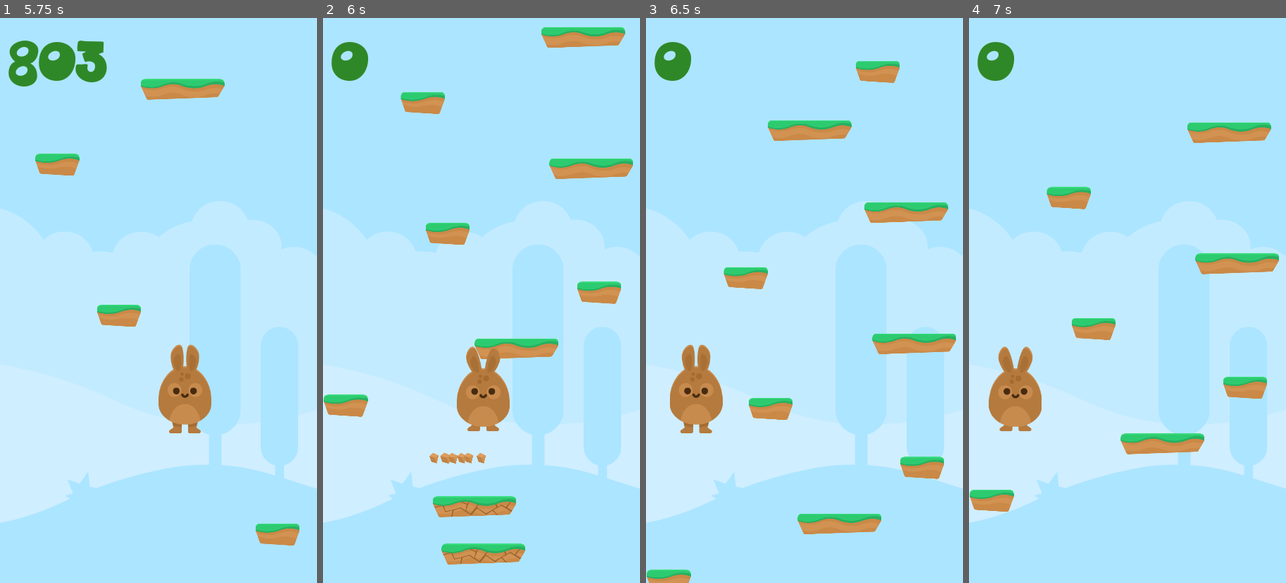
Above: before the commit, frames 1-4 (left to right).
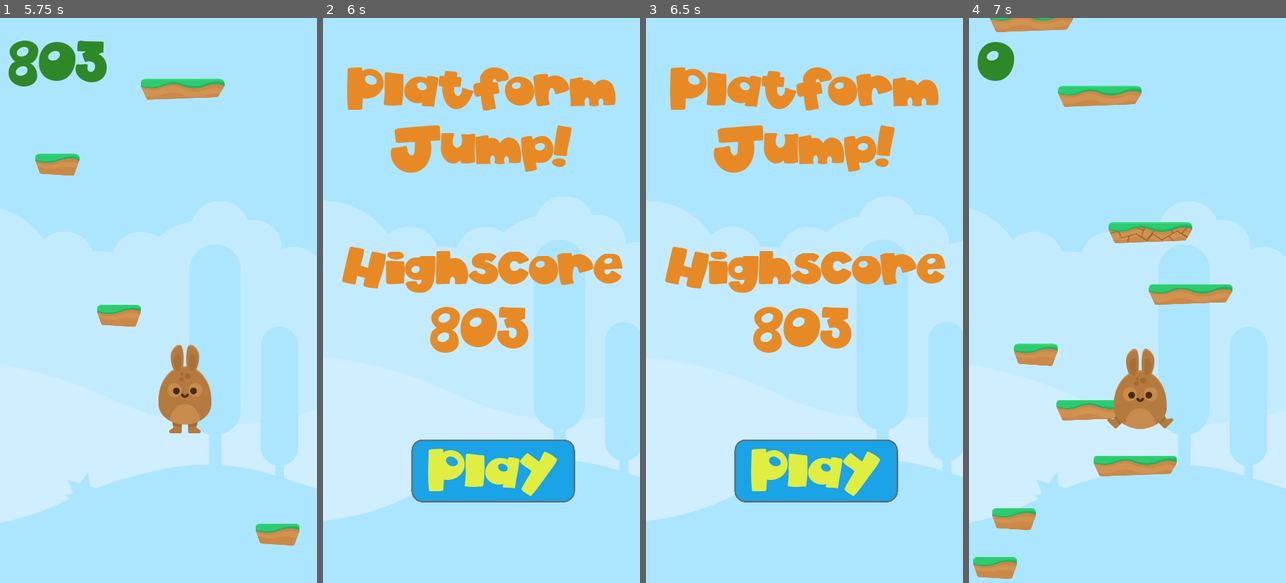
Above: after the commit, the same moments.

Repository: jagc/platformJump
Game: Godot game, scene res://scenes/menu.tscn
The game is run twice, just before and just after one commit, with the same random seed, the same clock (stepped at 60 frames per second) and the same inputs.
Inputs (mouse positions are in pixels of both pictures, inside the frame that each line leads up to):
- Up to frame 1 (5.75 s): click "Play" at 0.5 s; tap Enter (ui_accept) at 1.25, 1.52, 2.27, 3.77, 4.52, 5.27 s; move the mouse to (228, 272) at 1.27 s; hold Right (ui_right) 1.28-2.03 s; click (228, 272) at 1.42 s; move the mouse to (95, 328) at 2.02 s; hold Left (ui_left) 2.03-2.78 s; move the mouse to (190, 176) at 2.77 s; hold Right (ui_right) 2.78-4.28 s; move the mouse to (142, 413) at 3.52 s; click (142, 413) at 3.67 s; move the mouse to (253, 385) at 4.27 s; hold Left (ui_left) from 4.28 s (still down); move the mouse to (63, 215) at 5.02 s
- Up to frame 2 (6 s): keep holding Left (ui_left); move the mouse to (497, 300) at 5.77 s; click (497, 300) at 5.92 s
- Up to frame 3 (6.5 s): keep holding Left (ui_left)
- Up to frame 4 (7 s): release Left (ui_left) at 6.5 s; click (1140, 470) at 6.5 s, where only the run after the commit has a clickable "Play"

Frame 1 is identical in both runs. In frame 2, 28% of the frame differs, in the area x 0-100%, y 1-97%; in frame 3, 27%; in frame 4, 14%.

Commit message:
once a player dies, it now goes back to main menu instead of reloading the current scene

Diff:
--- a/scripts/player.gd
+++ b/scripts/player.gd
@@ -69,7 +69,7 @@
 
 func die():
 	playerData.save_highscore(score)
-	get_tree().reload_current_scene()
+	levelManager.change_scene("menu")
 
 func _increment_gravity(delta):
 	current_gravity += GRAVITY_INCREMENT * delta
